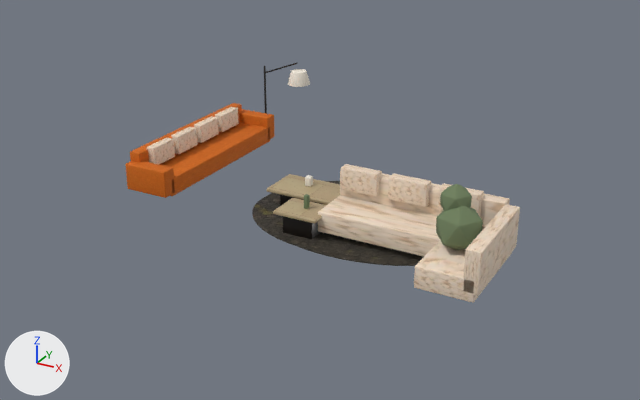
One commit to the glTF model public/models/hero-interior.glb: the scene before it, then after it.
Before and after are seen from a 50 mm camera at (8.51, -16.07, 8.11) aimed at (-0.05, -0.51, 0.33). The axes (+X, +Y, +Z) are drawn at lower left. The lights are the same throughout. The picture after the commit comes second. Vertices at exactly the same position are counted once.

The first picture shows 'Details_Plant', 'Details_Rug', 'Furniture_SofaCream', 'Furniture_SofaTaupe', 'Furniture_TableCluster' and 2 more.
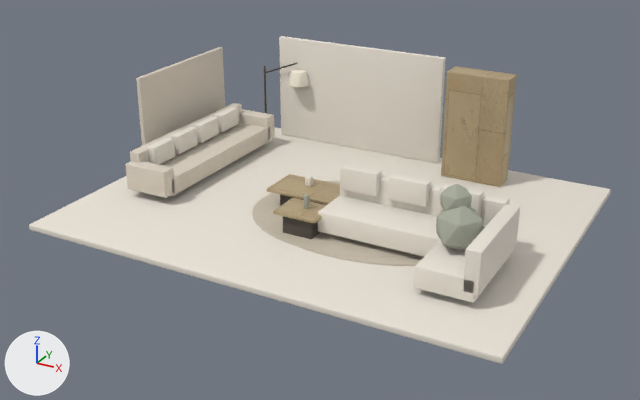
Commit message: feat: vinheta em estilo maquete clay tone-on-tone (referencia ICG)

Where the change shows, as pixel boxes (x1, y1, x2, y2) in the pictures (640 x 400 px):
'Shell_Base', added: after (29, 127, 611, 364)
'Shell_PanelBack', added: after (279, 36, 446, 164)
'Furniture_SofaCream', recoloured: (318, 164, 520, 303) in both
'Furniture_Monolith', added: after (441, 66, 517, 187)
'Shell_PanelSide', added (pale yellow): after (136, 47, 225, 146)
'Details_Rug', recoloured (lighter): (252, 181, 423, 266) in both
part 1 of me_cubo_011, recoloured (lighter): (125, 103, 275, 198) in both
part 2 of me_cubo_011, recoloured: (147, 107, 239, 164) in both
part 3 of me_cilindro_013, recoloured (green to grey): (436, 184, 483, 250) in both

Diff of the bpy script that builds the scene:
```diff
--- a/public/models/hero-interior.glb.py
+++ b/public/models/hero-interior.glb.py
@@ mat_claysage @@
+mat_claysage = principled_material('ClaySage')
+mat_claysage.base_color = (0.399, 0.421, 0.339)  # grey #a9ae9d
+mat_claysage.roughness = 0.95
@@ me_cubo_011 @@
 me_cubo_011.from_pydata(...)  # 768 vertices, 1504 faces; spans x -4.69..-3.55, y -2.92..1.72, z 0.14..1.08
+# me_cubo_011 part 1: all 752 faces that had it switch from mat_caban to mat_claymid (pale yellow #dad0c1)
+# me_cubo_011 part 2: all 752 faces that had it switch from mat_curly_teddy_natural to mat_claylight (white #eae3d7)
@@ me_cubo_019 @@
 me_cubo_019.from_pydata(...)  # 672 vertices, 1316 faces; spans x 0.8..4.7, y -3.5..-1.0, z 0.16..1.3
-me_cubo_019.materials.append(mat_curly_teddy_natural)
+me_cubo_019.materials.append(mat_claylight)  # white #eae3d7
@@ me_cilindro @@
 me_cilindro.from_pydata(...)  # 288 vertices, 564 faces; spans x -1.87..3.4, y -3.34..0.62, z 0.0..0.03
-me_cilindro.materials.append(mat_dirty_carpet)
+me_cilindro.materials.append(mat_claydark)  # light grey #cabfae
@@ me_cilindro_013 @@
 me_cilindro_013.from_pydata(...)  # 672 vertices, 1332 faces; spans x -0.45..0.44, y -0.42..0.43, z -0.28..1.54
-me_cilindro_013.materials.append(mat_potdark)  # black #2a2521
+# me_cilindro_013 part 3: all 952 faces that had it switch from mat_plantgreen (green #6f805e) to mat_claysage (grey #a9ae9d)
+me_cilindro_013.materials.append(mat_claygraphite)  # dark grey #565049
@@ ob_furniture_monolith @@
+ob_furniture_monolith = bpy.data.objects.new('Furniture_Monolith', me_cubo_053)  # 96 vertices, 188 faces; spans x 1.45..2.95, y 2.82..3.38, z 0.0..2.6
+ob_furniture_monolith.location = (0.0, 0.0, 0.0)
@@ ob_shell_panelside @@
+ob_shell_panelside = bpy.data.objects.new('Shell_PanelSide', me_cubo_052)  # 96 vertices, 188 faces; spans x -4.96..-4.84, y -0.5..2.9, z 0.0..2.4; in mat_claymid (pale yellow #dad0c1)
+ob_shell_panelside.location = (0.0, 0.0, 0.0)
@@ ob_shell_panelback @@
+ob_shell_panelback = bpy.data.objects.new('Shell_PanelBack', me_cubo_051)  # 96 vertices, 188 faces; spans x -3.5..1.1, y 3.54..3.66, z 0.0..2.7; in mat_claylight (white #eae3d7)
+ob_shell_panelback.location = (0.0, 0.0, 0.0)
@@ ob_shell_base @@
+ob_shell_base = bpy.data.objects.new('Shell_Base', me_cubo_050)  # 96 vertices, 188 faces; spans x -5.25..5.25, y -4.0..4.0, z -0.14..0.0; in mat_claylight (white #eae3d7)
+ob_shell_base.location = (0.0, 0.0, 0.0)
```
